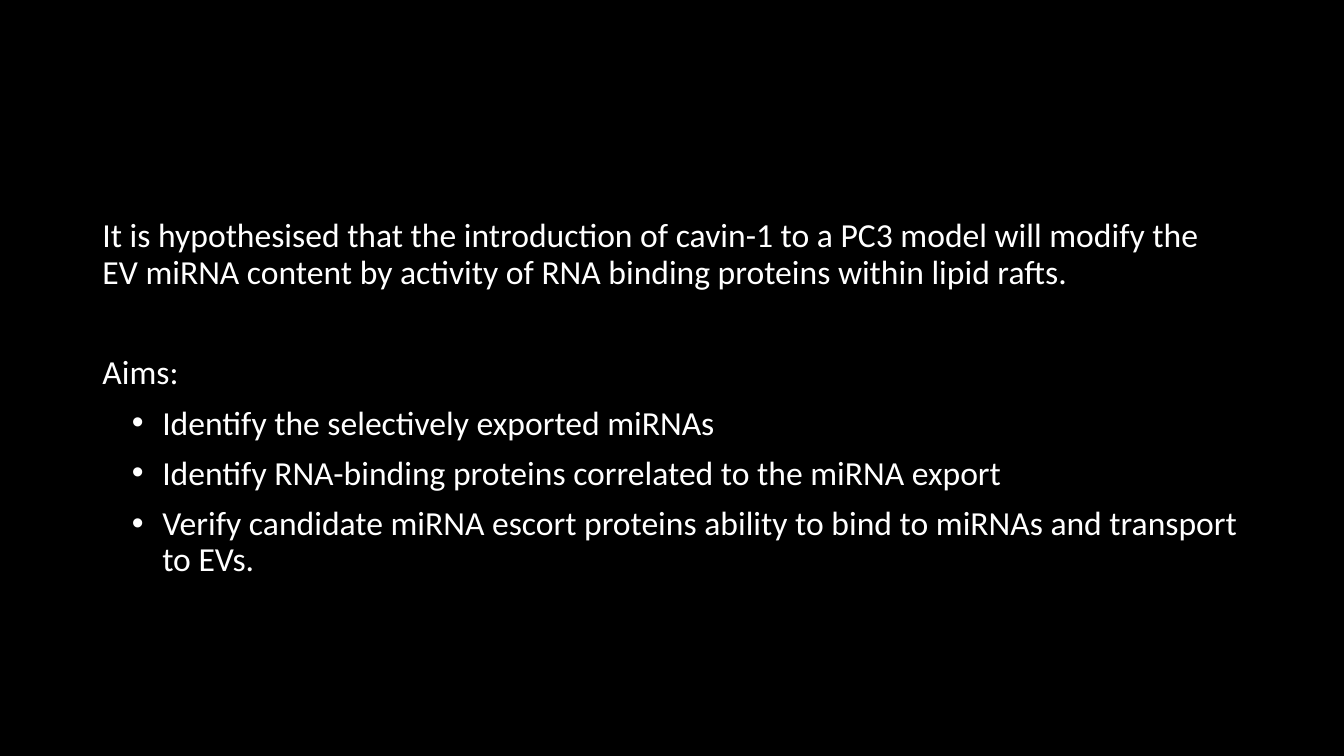
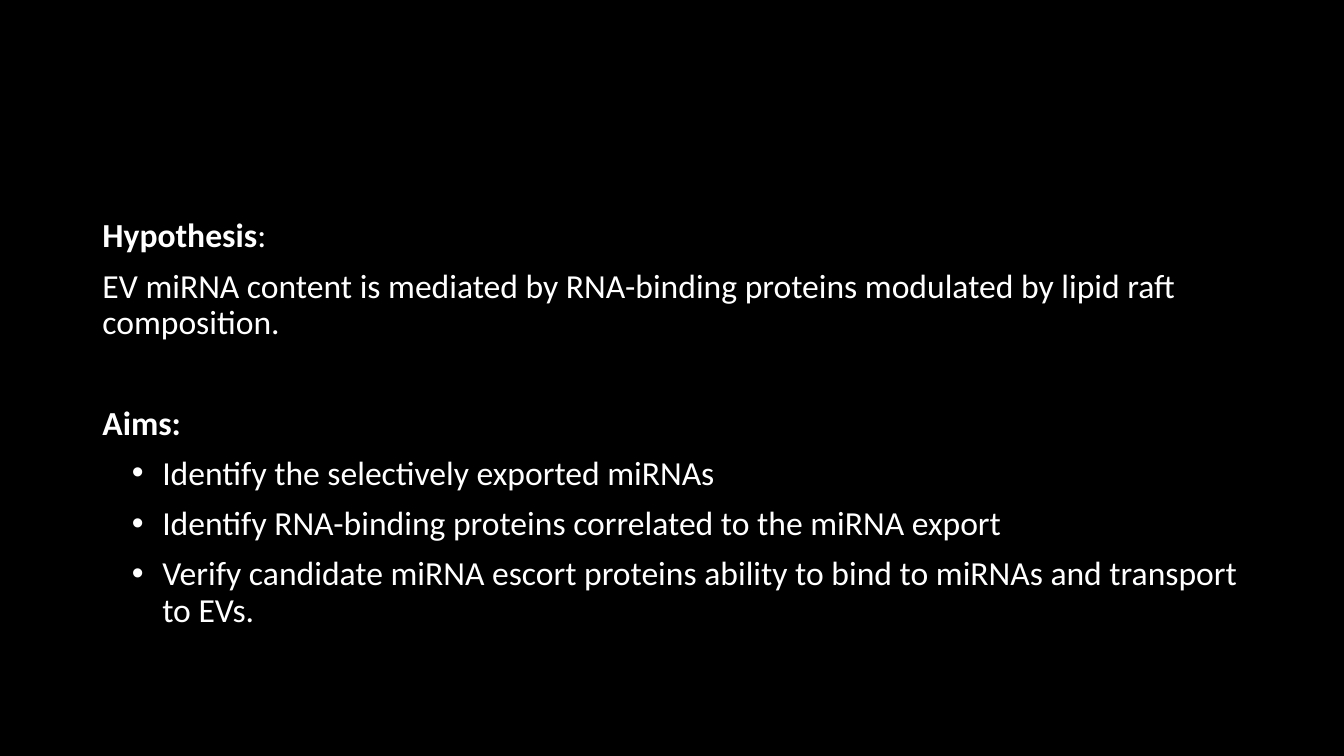
Before and after one commit to HarleyRobinson/Honours2, a slide deck: slide 8 of BackgroundInfo/Selective export of microRNA via extracellular vesicles (2).pptx. Drawn at 1344x756 pixels with LibreOffice and Linux fonts; fonts in the diff are those of the drawing; background and template pictures are left out. Boxes give left, top, right and bottom in pixels: in the first picture for what was removed or moved away, otherwise in the second. Text is boxed around its words. In the diff, an @@ line names an element or a change of style, - is before the commit and + after.

```diff
--- a/BackgroundInfo/Selective export of microRNA via extracellular vesicles (2).pptx
+++ b/BackgroundInfo/Selective export of microRNA via extracellular vesicles (2).pptx
@@ text at (102, 223, 1175, 340): text changed @@
-It is hypothesised that the introduction of cavin-1 to a PC3 model will modify the EV miRNA content by activity of RNA binding proteins within lipid rafts.
+Hypothesis:
+EV miRNA content is mediated by RNA-binding proteins modulated by lipid raft composition.
@@ text at (102, 411, 180, 436): bold on in "Aims:" @@
```
Also in this commit, not shown: 12 other slides changed, 3 other files.
